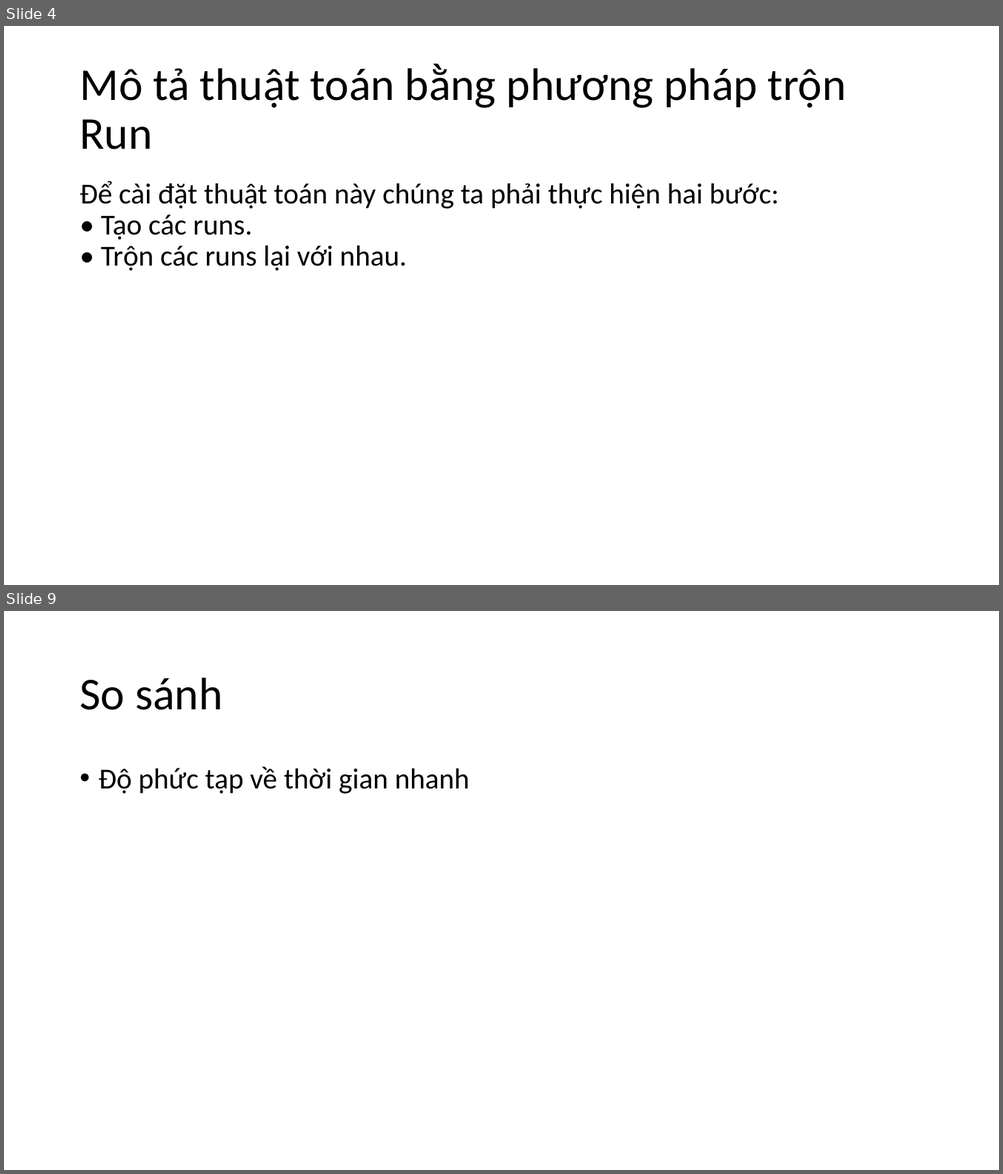
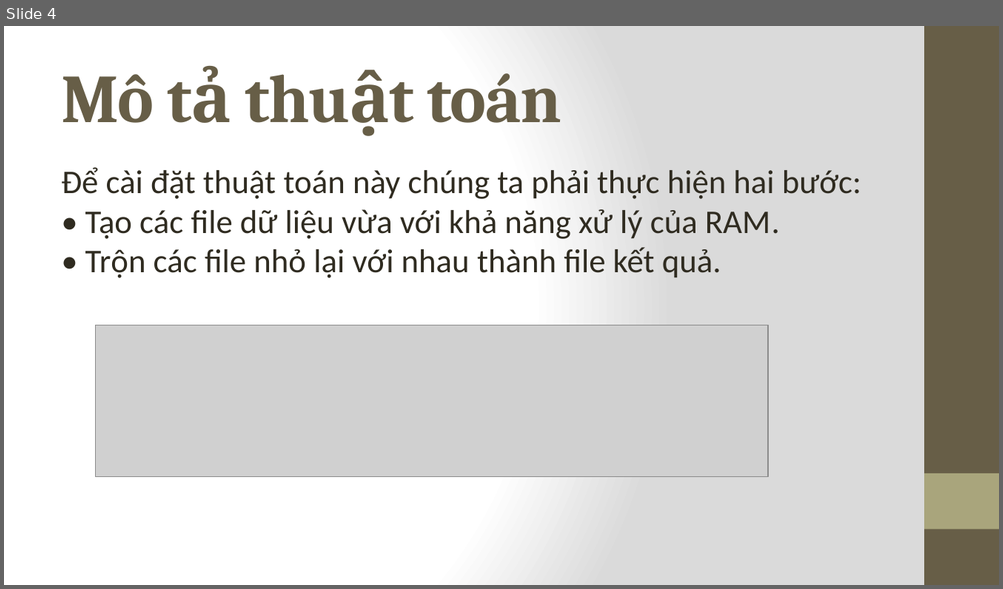
Before and after one commit to unicorn-vn/cs523-o11-team-12, a slide deck: slide/Sắp xếp ngoại (External Sort).pptx. Shown one above the other, each under a label of ours: slides 4 and 9 before the commit, slide 4 after it; the slides between them are not shown. The pictures are 1003x1174 and 1003x589 pixels, drawn with LibreOffice and Linux fonts; fonts in the diff are those of the drawing; grey boxes stand for pictures. Boxes give left, top, right and bottom in pixels: in the first picture for what was removed or moved away, otherwise in the second. Text is boxed around its words. In the diff, an @@ line names an element or a change of style, - is before the commit and + after.

```diff
--- a/slide/Sắp xếp ngoại (External Sort).pptx
+++ b/slide/Sắp xếp ngoại (External Sort).pptx
@@ slide 9 removed at <box>4,611,999,1170</box>, background #FFFFFF @@
@@ title removed at <box>79,678,222,710</box> @@
-So sánh
@@ text removed at <box>99,766,469,794</box> @@
-• Độ phức tạp về thời gian nhanh
@@ slide 4 changed as well @@
@@ background #FFFFFF to gradient #FFFFFF to #DADADA @@
@@ rectangle added at <box>924,26,999,585</box>, fill #675E47 @@
@@ title at <box>61,74,345,199</box>: text changed; size 44 to 66 pt; font Calibri to Cambria; text colour #000000 to #675E47; bold on @@
-Mô tả thuật toán bằng phương pháp trộn Run
+Mô tả thuật toán
@@ text at <box>61,167,861,278</box>: text changed; size 28 to 32 pt; text colour #000000 to #2F2B20 @@
-Để cài đặt thuật toán này chúng ta phải thực hiện hai bước:
-• Tạo các runs.
-• Trộn các runs lại với nhau.
+Để cài đặt thuật toán này chúng ta phải thực hiện hai bước:
+• Tạo các file dữ liệu vừa với khả năng xử lý của RAM.
+• Trộn các file nhỏ lại với nhau thành file kết quả.
@@ picture added at <box>96,325,768,477</box> @@
@@ rectangle added at <box>924,474,999,530</box>, fill #A9A57C @@
```
Also in this commit, not shown: 7 other slides changed, 4 slides added, 1 other slide removed.
